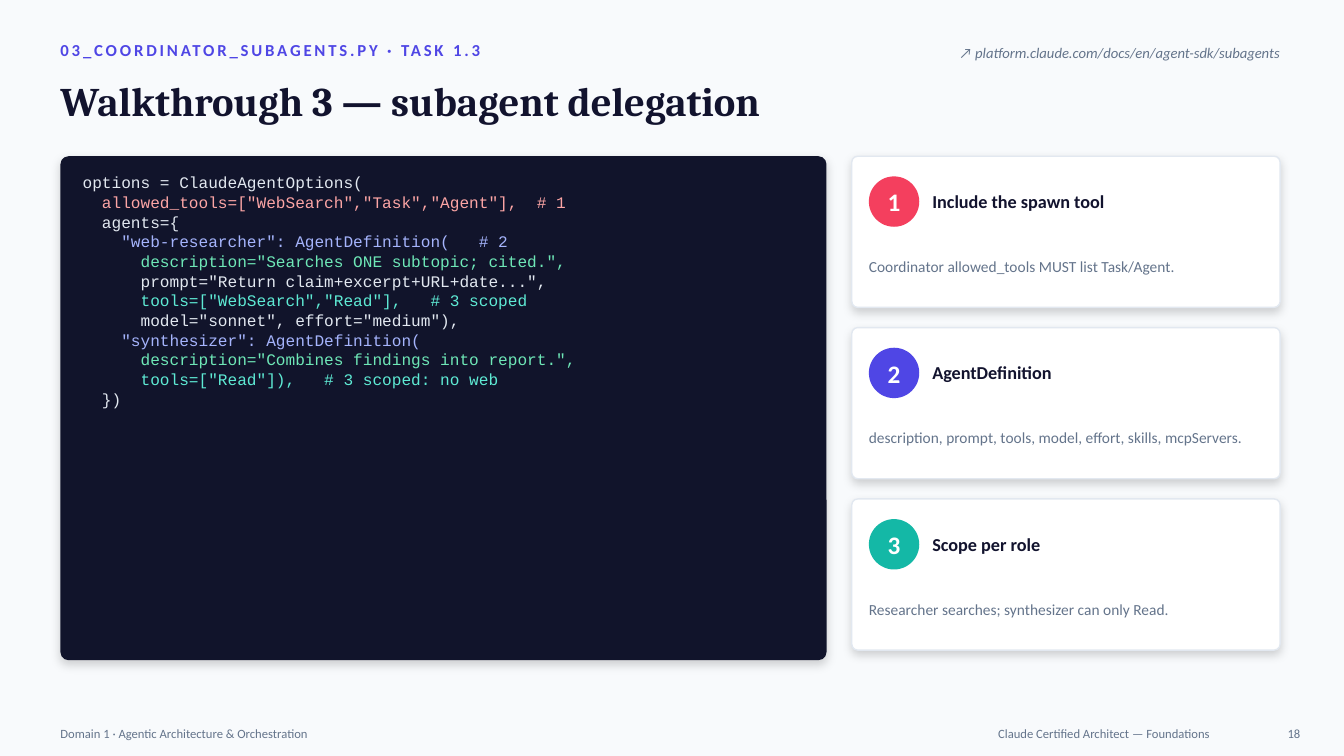
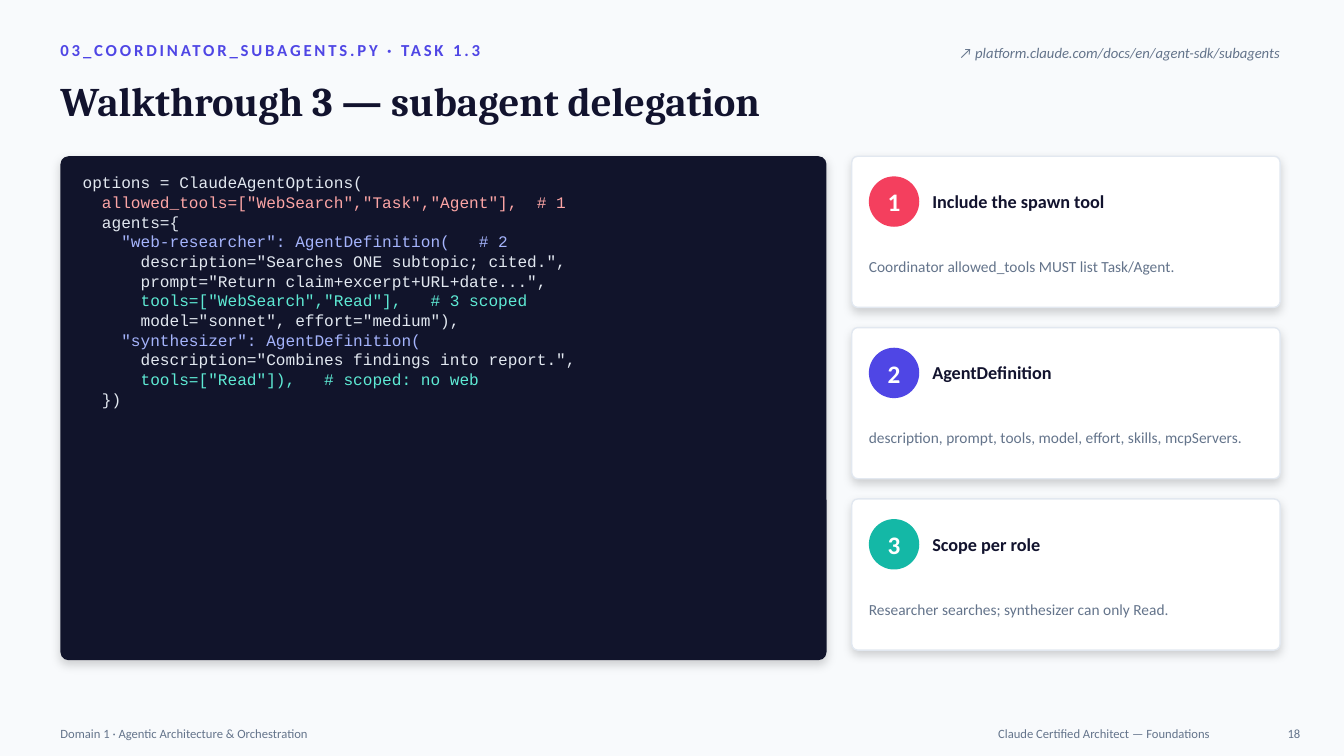
Before and after one commit to vemannem/AppliedAgenticAI, a slide deck: slide 18 of claude-certified-architect/Topic1_Agentic_Apps_Agent_SDK/Agentic_Apps_Claude_Agent_SDK.pptx. Drawn at 1344x756 pixels with LibreOffice and Linux fonts; fonts in the diff are those of the drawing. Boxes give left, top, right and bottom in pixels: in the first picture for what was removed or moved away, otherwise in the second. Text is boxed around its words. In the diff, an @@ line names an element or a change of style, - is before the commit and + after.

```diff
--- a/claude-certified-architect/Topic1_Agentic_Apps_Agent_SDK/Agentic_Apps_Claude_Agent_SDK.pptx
+++ b/claude-certified-architect/Topic1_Agentic_Apps_Agent_SDK/Agentic_Apps_Claude_Agent_SDK.pptx
@@ text at (141, 255, 576, 369): text colour #6EE7B7 to #E2E8F0 in "description="Searches ONE subtopic; cited.",", "description="Combines findings into report."," @@
@@ text at (141, 373, 479, 389): text changed @@
-tools=["Read"]), # 3 scoped: no web
+tools=["Read"]), # scoped: no web
```
Also in this commit, not shown: 1 other file.
